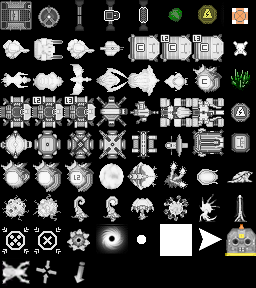
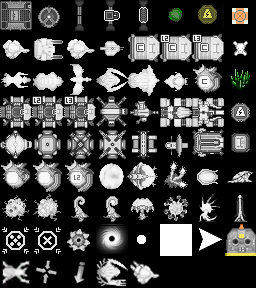
Comparing the layer stacks of the two 256x288 images. Changes:
added layer "JP2" above "minivokex3" over [129, 260, 160, 285]
added layer "minivokex3" above "图层 1" over [96, 257, 128, 287]
